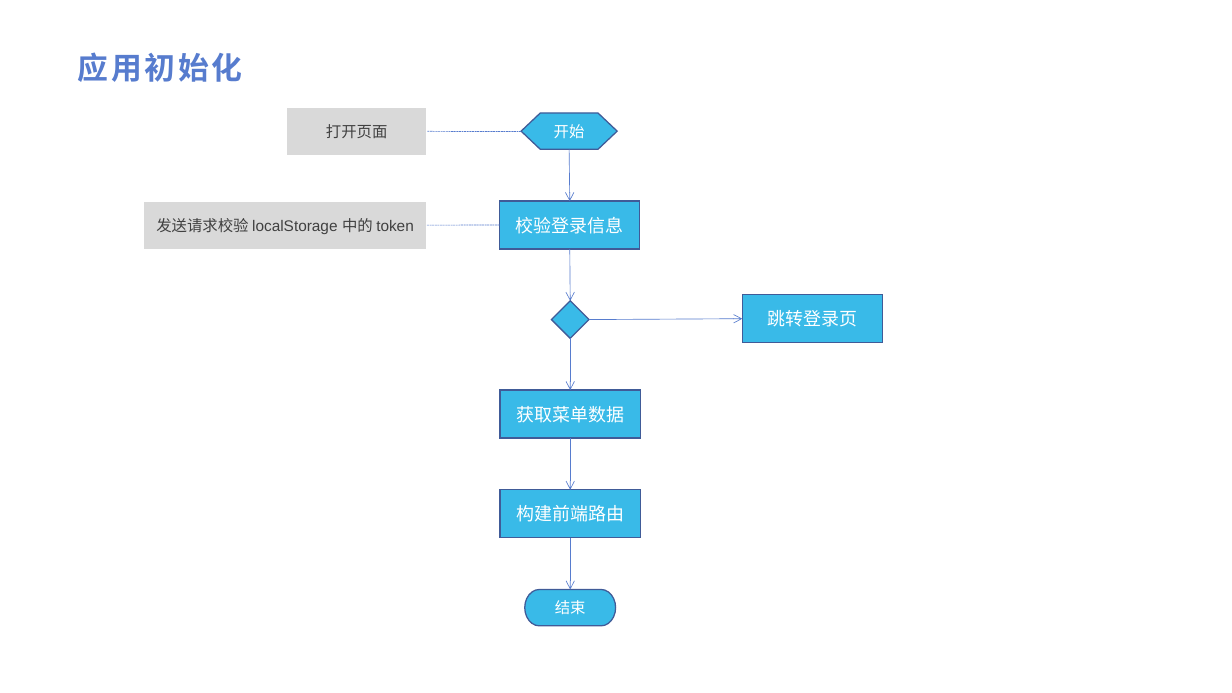
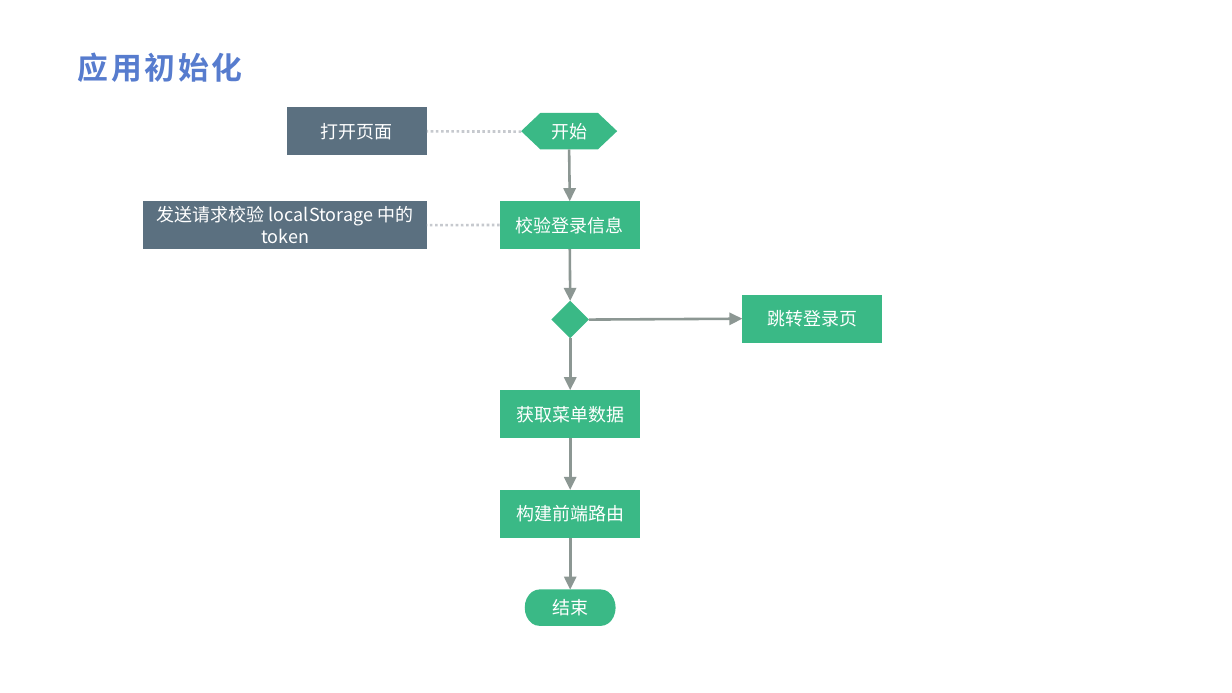
Before and after one commit to forwardNow/blog, a slide deck: slide 5 of docs/.vuepress/public/前端.pptx. Drawn at 1232x693 pixels with LibreOffice and Linux fonts; fonts in the diff are those of the drawing. Boxes give left, top, right and bottom in pixels: in the first picture for what was removed or moved away, otherwise in the second. Text is boxed around its words. In the diff, an @@ line names an element or a change of style, - is before the commit and + after.

```diff
--- a/docs/.vuepress/public/前端.pptx
+++ b/docs/.vuepress/public/前端.pptx
@@ rectangle "打开页面" at [287, 107, 427, 155]: size 12 to 14 pt, font Arial to Noto Sans CJK SC, text colour #404040 to #FFFFFF; fill #D9D9D9 to #5B7080; outline #FFFFFF 1 pt to none @@
@@ flow chart preparation "开始" at [521, 113, 617, 149]: size 12 to 14 pt, font Arial to Noto Sans CJK SC; fill #39BAE8 to #3AB986; outline #405C98 1 pt to none @@
@@ curved line (521, 131) - (427, 131): stroke #577CCE 0.5 pt dashed to #C6C9CE 2 pt dashed @@
@@ arrow (569, 150) - (570, 201): stroke #577CCE 0.5 pt to #8C9793 2 pt; arrowheads changed @@
@@ rectangle "发送请求校验 localStorage 中的 token" at [143, 201, 427, 250]: size 12 to 14 pt, font Arial to Noto Sans CJK SC, text colour #404040 to #FFFFFF; fill #D9D9D9 to #5B7080; outline #FFFFFF 1 pt to none @@
@@ curved line (500, 226) - (427, 226): stroke #577CCE 0.5 pt dashed to #C6C9CE 2 pt dashed @@
@@ arrow (570, 250) - (570, 301): stroke #577CCE 0.5 pt to #8C9793 2 pt; arrowheads changed @@
@@ diamond at [552, 301, 590, 339]: fill #39BAE8 to #3AB986; outline #405C98 1 pt to none @@
@@ arrow (589, 320) - (742, 319): stroke #577CCE 0.5 pt to #8C9793 2 pt; arrowheads changed @@
@@ arrow (570, 338) - (570, 390): stroke #577CCE 0.5 pt to #8C9793 2 pt; arrowheads changed @@
@@ arrow (570, 438) - (570, 490): stroke #577CCE 0.5 pt to #8C9793 2 pt; arrowheads changed @@
@@ font Arial to Noto Sans CJK SC; fill #39BAE8 to #3AB986; outline #405C98 1 pt to none in 4 elements at [500, 201, 640, 250], [742, 295, 883, 343], [500, 390, 640, 438], [500, 490, 640, 538] @@
@@ arrow (570, 538) - (570, 590): stroke #577CCE 0.5 pt to #8C9793 2 pt; arrowheads changed @@
@@ pill shape "结束" at [525, 590, 616, 626]: size 12 to 14 pt, font Arial to Noto Sans CJK SC; fill #39BAE8 to #3AB986; outline #405C98 1 pt to none @@
```
Also in this commit, not shown: 5 other slides changed, 6 other files.
